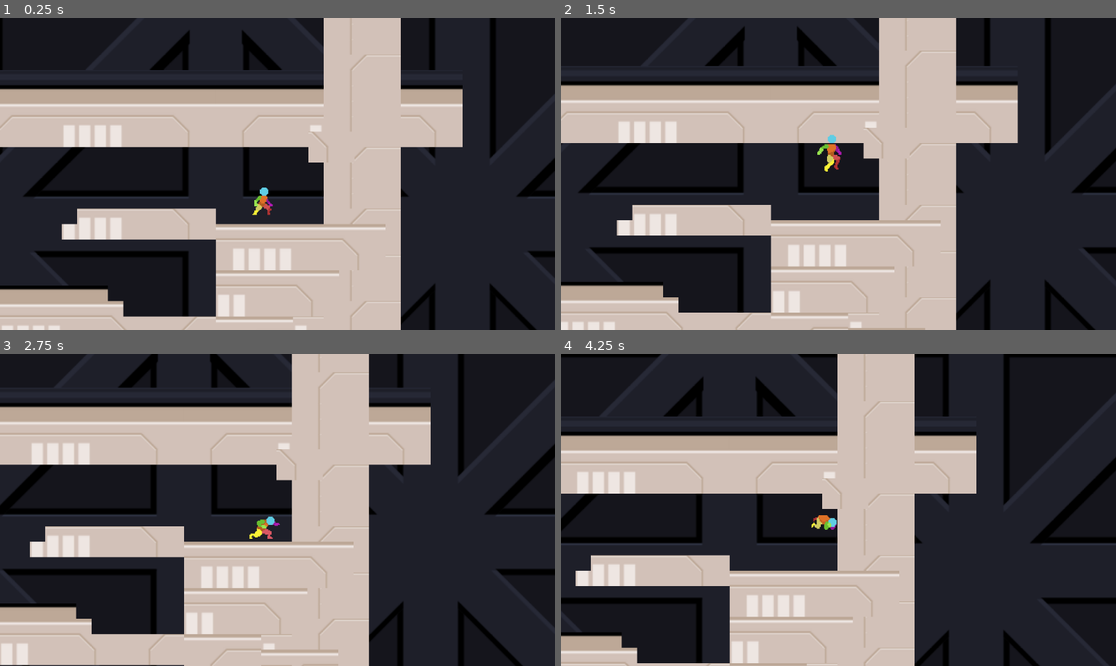
Above: before the commit, frames 1-4 (two rows, left to right).
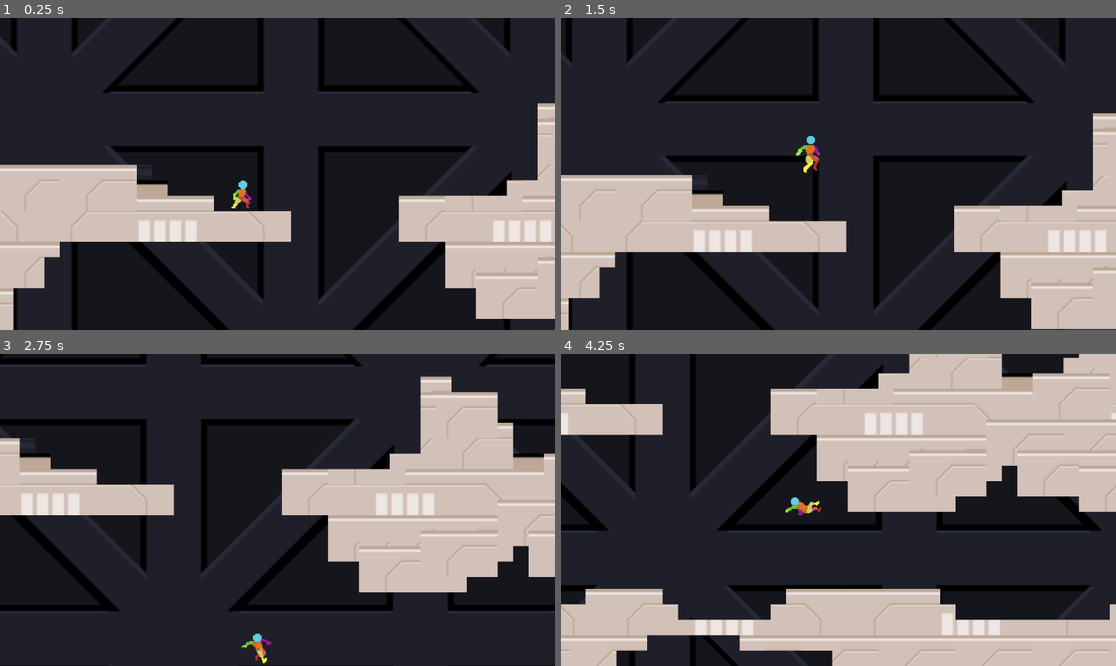
Above: after the commit, the same moments.

Repository: StevenPartridge/starduds
Game: Godot game, scene res://main.tscn
The game is run twice, just before and just after one commit, with the same random seed, the same clock (stepped at 60 frames per second) and the same inputs.
Inputs:
- Up to frame 1 (0.25 s): no input
- Up to frame 2 (1.5 s): hold S (Crouch) 0.53-1.28 s; hold D (MoveRight) from 0.53 s (still down); tap Space (Jump) at 0.77, 0.8, 1.07, 1.35 s
- Up to frame 3 (2.75 s): tap Space (Jump) at 1.52, 1.82, 2.3 s; tap S (Crouch) at 1.55 s; release D (MoveRight) at 2.03 s; hold A (MoveLeft) from 2.03 s (still down); hold S (Crouch) from 2.03 s (still down)
- Up to frame 4 (4.25 s): release A (MoveLeft) at 2.78 s; release S (Crouch) at 2.78 s; hold D (MoveRight) from 2.78 s (still down); tap E (Interact) at 2.85 s; tap Space (Jump) at 3.02, 3.32, 3.77, 3.8, 4.07 s; tap S (Crouch) at 3.05 s; hold Shift (Sprint) from 3.53 s (still down)

The runs differ from the first frame. In frame 1, 62% of the frame differs, in the area x 0-100%, y 0-100%; in frame 2, 61%; in frame 3, 64%; in frame 4, 58%.

Commit message:
Fixes a little jump thing I've wanted to change. Can do a double jump after falling from a ledge

Diff:
--- a/src/Manny5/Manny5.gd
+++ b/src/Manny5/Manny5.gd
@@ -82,9 +82,9 @@
 	var is_moving = direction != 0
 	var is_jumping = Input.is_action_just_pressed("Jump") and jump_state == JumpState.FLOOR
 	var is_double_jumping = Input.is_action_just_pressed("Jump") and jump_state == JumpState.JUMP and !is_on_floor()
-	var is_crouching = Input.is_action_pressed("Crouch") and is_on_floor()
+	var is_fall_jumping = Input.is_action_just_pressed("Jump") and !is_on_floor()
+	var is_crouching = Input.is_action_pressed("Crouch") and is_on_floor() and jump_state == JumpState.FLOOR
 	var is_interacting = Input.is_action_pressed("Interact")
-
 	if !is_interacting:
 		$PinJoint2D.node_b = $PinJoint2D.node_a
 
@@ -93,10 +93,10 @@
 	# Jump Logic
 	if is_crouching:
 		fsm.change_state(state_crouch)
-	elif is_jumping:
+	elif is_jumping and is_on_floor():
 		input_delay_until = current_time + JUMP_DELAY
 		fsm.change_state(state_jump)
-	elif !is_on_wall() and is_double_jumping:
+	elif !is_on_wall() and (is_double_jumping or is_fall_jumping):
 		input_delay_until = current_time + DOUBLE_JUMP_DELAY
 		fsm.change_state(state_double_jump)
 	elif is_double_jumping and is_on_wall() and !is_on_floor():
--- a/src/Manny5/States/StateDoubleJump.gd
+++ b/src/Manny5/States/StateDoubleJump.gd
@@ -20,7 +20,8 @@
 	handle_horizontal_movement()
 	if animator.animation != "JumpRoll":
 		animator.play("JumpRoll")
-	if manny.jump_state == manny.JumpState.JUMP:
+	if manny.jump_state == manny.JumpState.JUMP or manny.jump_state == manny.JumpState.FLOOR:
+		print("HERE?!?!")
 		apply_jump_force()
 		manny.jump_state = manny.JumpState.DOUBLEJUMP
 	else:
--- a/src/main.tscn
+++ b/src/main.tscn
@@ -7,14 +7,13 @@
 
 [node name="Manny5" parent="." instance=ExtResource("1_sbhvn")]
 z_index = 4
-position = Vector2(1880, 192)
+position = Vector2(500, 560)
 platform_floor_layers = 4294901763
 platform_wall_layers = 3
 
 [node name="Camera2D" type="Camera2D" parent="Manny5"]
-position = Vector2(-73.0001, 26)
+position = Vector2(-251, -175)
 scale = Vector2(-7.26088, 4.75664)
-offset = Vector2(-200, -200)
 anchor_mode = 0
 zoom = Vector2(2, 2)
 limit_smoothed = true
